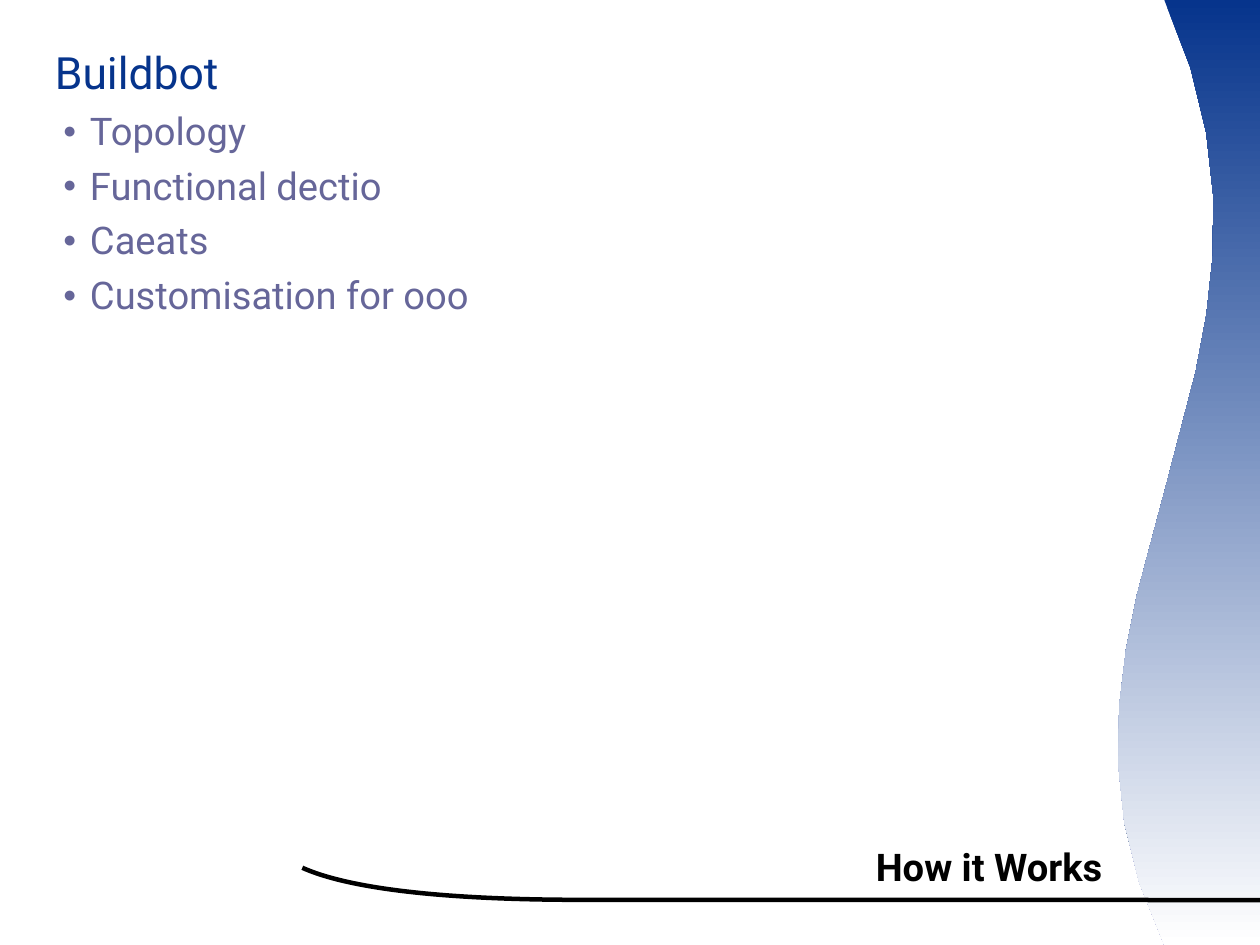
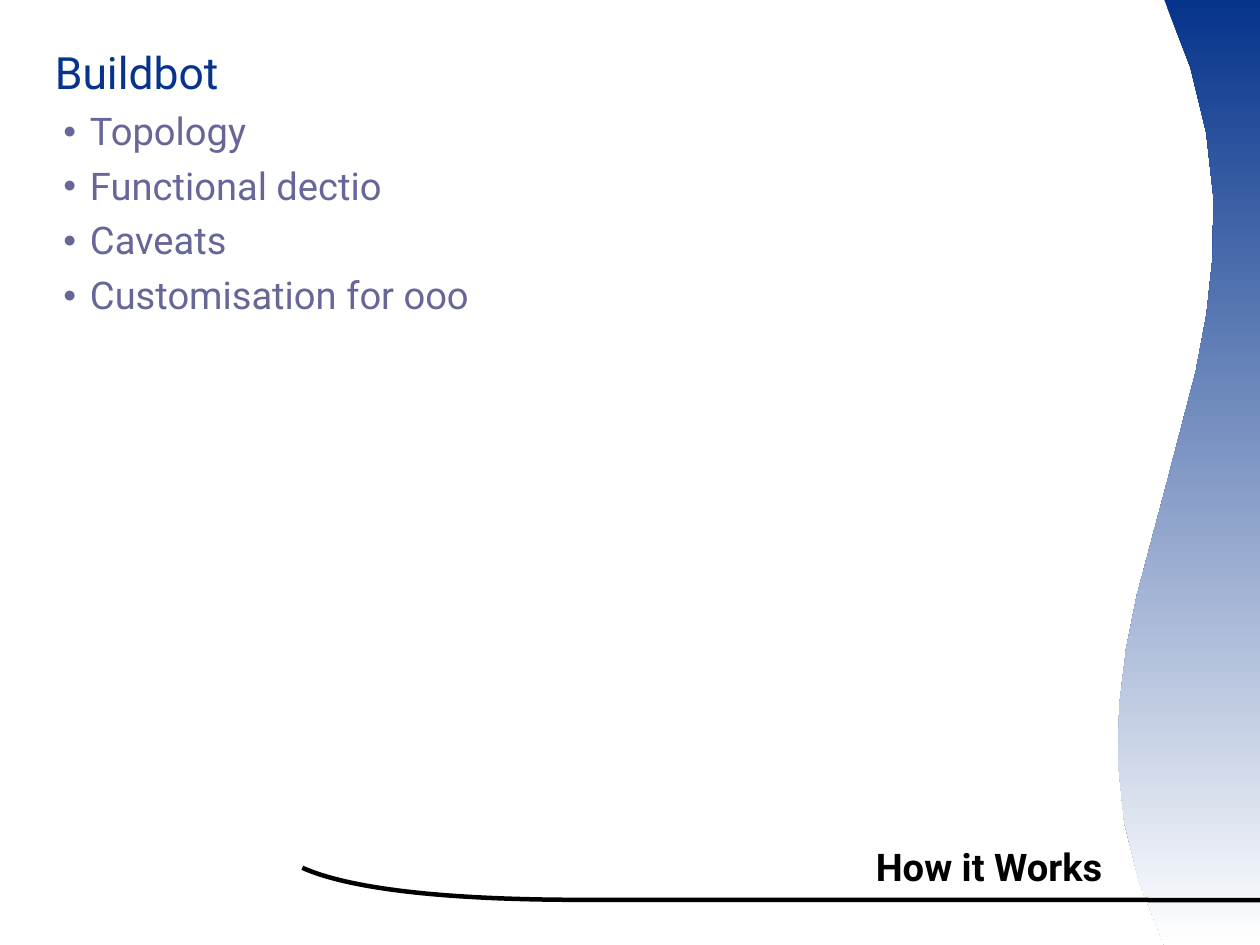
Before and after one commit to smsm1/ootermite, a slide deck: slide 11 of wiki/ooocon2007presentation.odp. Drawn at 1260x945 pixels with LibreOffice and Linux fonts; fonts in the diff are those of the drawing; background and template pictures are left out. Boxes give left, top, right and bottom in pixels: in the first picture for what was removed or moved away, otherwise in the second. Text is boxed around its words. In the diff, an @@ line names an element or a change of style, - is before the commit and + after.

```diff
--- a/wiki/ooocon2007presentation.odp
+++ b/wiki/ooocon2007presentation.odp
@@ text at (90,226,226,255): text changed @@
-  ● Caeats
+  ● Caveats
```
Also in this commit, not shown: 3 other slides changed.
